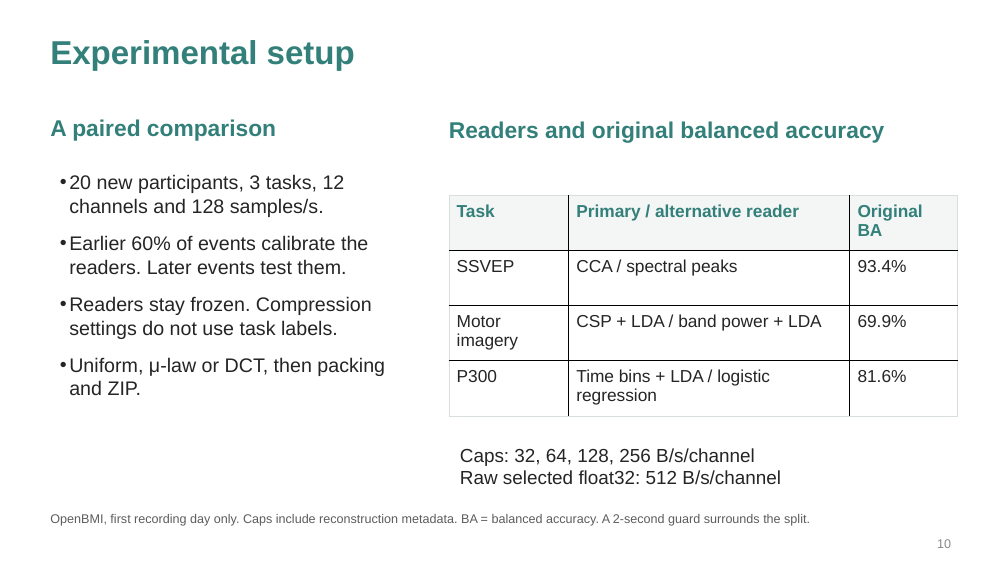
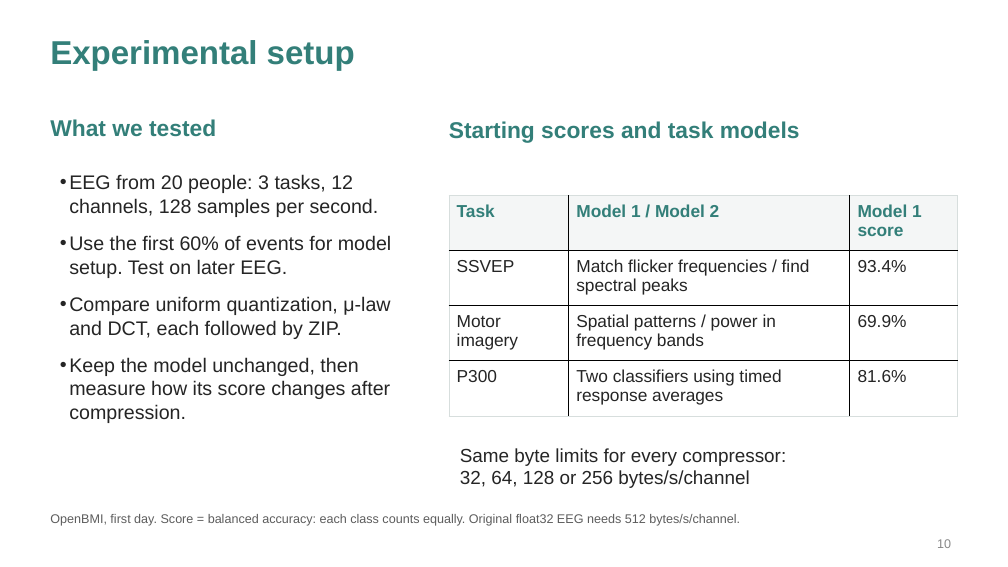
Before and after one commit to Deb044/DataCompression, a slide deck: slide 10 of output/presentation/every-bit-of-the-brain.pptx. Drawn at 1008x567 pixels with LibreOffice and Linux fonts; fonts in the diff are those of the drawing. Boxes give left, top, right and bottom in pixels: in the first picture for what was removed or moved away, otherwise in the second. Text is boxed around its words. In the diff, an @@ line names an element or a change of style, - is before the commit and + after.

Commit message:
slides: explain predictive coding and simplify presentation text

```diff
--- a/output/presentation/every-bit-of-the-brain.pptx
+++ b/output/presentation/every-bit-of-the-brain.pptx
@@ text at bbox=[50, 119, 216, 137]: text changed @@
-A paired comparison
+What we tested
@@ text at bbox=[449, 121, 800, 143]: text changed @@
-Readers and original balanced accuracy
+Starting scores and task models
@@ text at bbox=[69, 174, 392, 423]: text changed @@
-• 20 new participants, 3 tasks, 12 channels and 128 samples/s.
-• Earlier 60% of events calibrate the readers. Later events test them.
-• Readers stay frozen. Compression settings do not use task labels.
-• Uniform, μ-law or DCT, then packing and ZIP.
+• EEG from 20 people: 3 tasks, 12 channels, 128 samples per second.
+• Use the first 60% of events for model setup. Test on later EEG.
+• Compare uniform quantization, μ-law and DCT, each followed by ZIP.
+• Keep the model unchanged, then measure how its score changes after compression.
@@ table at bbox=[449, 195, 958, 416] @@
-row 1, column 2: Primary / alternative reader
+row 1, column 2: Model 1 / Model 2
-row 1, column 3: Original BA
+row 1, column 3: Model 1 score
-row 2, column 2: CCA / spectral peaks
+row 2, column 2: Match flicker frequencies / find spectral peaks
-row 3, column 2: CSP + LDA / band power + LDA
+row 3, column 2: Spatial patterns / power in frequency bands
-row 4, column 2: Time bins + LDA / logistic regression
+row 4, column 2: Two classifiers using timed response averages
@@ text at bbox=[460, 448, 786, 488]: text changed @@
-Caps: 32, 64, 128, 256 B/s/channel
-Raw selected float32: 512 B/s/channel
+Same byte limits for every compressor:
+32, 64, 128 or 256 bytes/s/channel
@@ text at bbox=[50, 514, 740, 526]: text changed @@
-OpenBMI, first recording day only. Caps include reconstruction metadata. BA = balanced accuracy. A 2-second guard surrounds the split.
+OpenBMI, first day. Score = balanced accuracy: each class counts equally. Original float32 EEG needs 512 bytes/s/channel.
```
Also in this commit, not shown: 6 other slides changed, 1 slide added, 1 slide removed, 4 other files.
